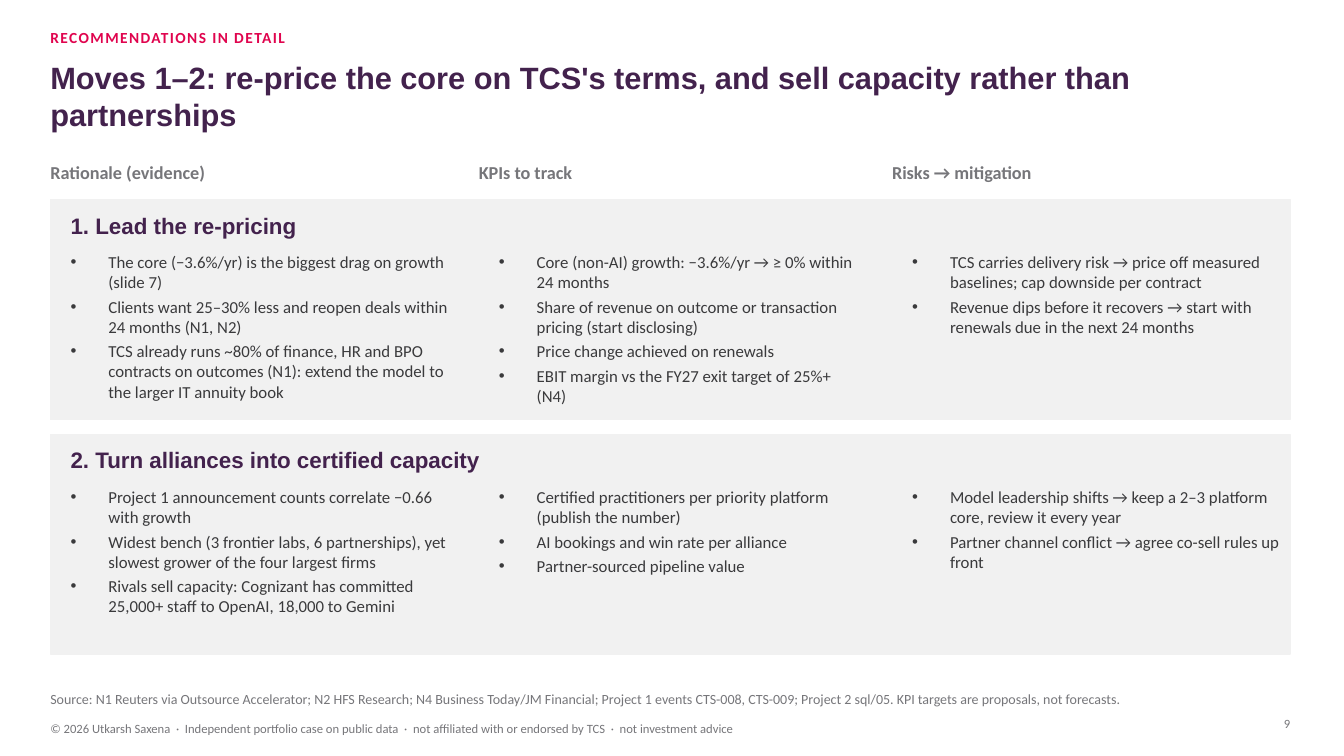
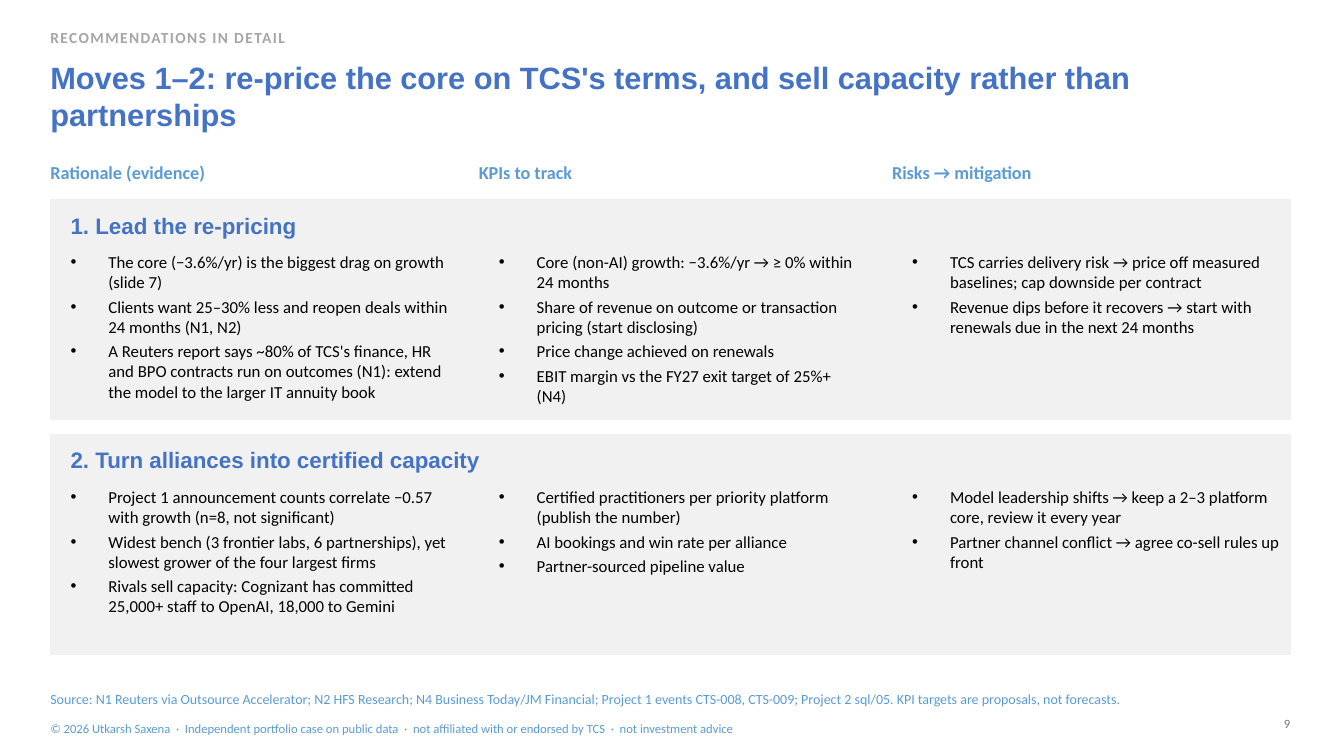
Before and after one commit to lokpriye96/ai-consulting-report-genai-services, a slide deck: slide 9 of outputs/TCS_AI_Deflation_Strategy.pptx. Drawn at 1344x756 pixels with LibreOffice and Linux fonts; fonts in the diff are those of the drawing. Boxes give left, top, right and bottom in pixels: in the first picture for what was removed or moved away, otherwise in the second. Text is boxed around its words. In the diff, an @@ line names an element or a change of style, - is before the commit and + after.

Commit message:
Use 80 CI events; fix ranking and GCC claims; qualify correlations; peer median excludes TCS; regenerate deck, PDF and slide images

```diff
--- a/outputs/TCS_AI_Deflation_Strategy.pptx
+++ b/outputs/TCS_AI_Deflation_Strategy.pptx
@@ text "RECOMMENDATIONS IN DETAIL" at box(50, 33, 285, 43): text colour #E0044E to #A5A5A5 @@
@@ text at box(108, 256, 447, 335): text colour #3A3A3C to #000000 in "The core (−3.6%/yr) is the biggest drag ...", "Clients want 25–30% less and reopen deals ..." @@
@@ text at box(108, 345, 442, 401): text changed; text colour #3A3A3C to #000000 @@
-• TCS already runs ~80% of finance, HR and BPO contracts on outcomes (N1): extend the model to the larger IT annuity book
+• A Reuters report says ~80% of TCS's finance, HR and BPO contracts run on outcomes (N1): extend the model to the larger IT annuity book
@@ text colour #43224D to #4472C4 in 3 elements at box(50, 66, 1130, 131), box(71, 218, 296, 239), box(71, 452, 479, 473) @@
@@ text at box(108, 491, 432, 526): text changed; text colour #3A3A3C to #000000 @@
-• Project 1 announcement counts correlate −0.66 with growth
+• Project 1 announcement counts correlate −0.57 with growth (n=8, not significant)
@@ text colour #3A3A3C to #000000 in 4 elements at box(537, 256, 852, 404), box(950, 256, 1260, 333), box(537, 491, 829, 575), box(950, 491, 1279, 568) @@
@@ text at box(108, 536, 446, 615): text colour #3A3A3C to #000000 in "Widest bench (3 frontier labs, 6 partnerships), ...", "Rivals sell capacity: Cognizant has committed 25,000+ ..." @@
@@ text colour #76767A to #5B9BD5 in 5 elements at box(50, 165, 205, 182), box(479, 166, 572, 179), box(892, 166, 1031, 182), box(50, 694, 1120, 707), box(64, 724, 733, 735) @@
```
Also in this commit, not shown: 11 other slides changed, 22 other files.
